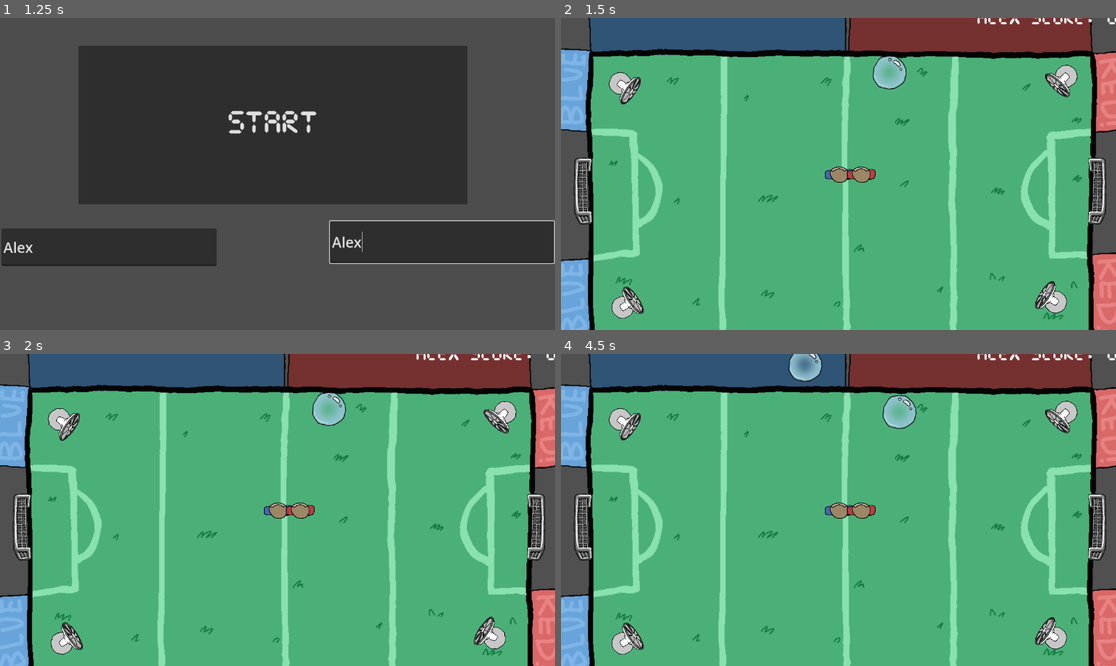
Above: before the commit, frames 1-4 (two rows, left to right).
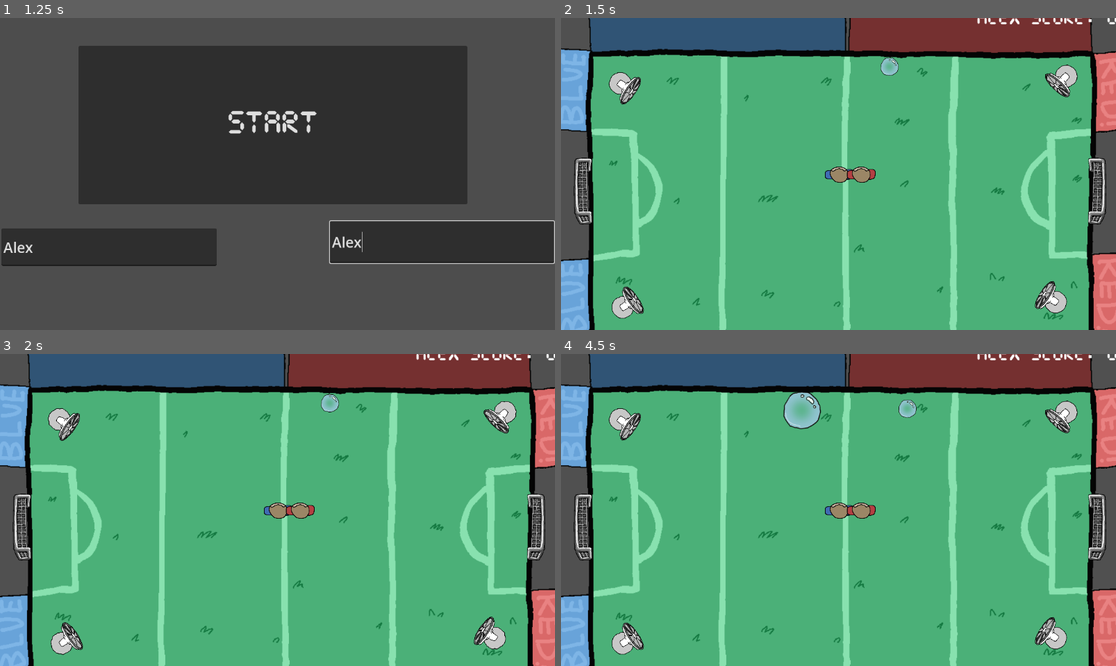
Above: after the commit, the same moments.

Repository: Calandir/ggj-2025
Game: Godot game, scene res://Scenes/menu.tscn
The game is run twice, just before and just after one commit, with the same random seed, the same clock (stepped at 60 frames per second) and the same inputs. Sound files missing from this copy of the repository are replaced by a short silence.
Inputs (mouse positions are in pixels of both pictures, inside the frame that each line leads up to):
- Up to frame 1 (1.25 s): click (111, 245) at 0.52 s; type "Alex" at 0.6 s; click (444, 242) at 0.75 s; type "Alex" at 0.83 s
- Up to frame 2 (1.5 s): click "START" at 1.25 s
- Up to frame 3 (2 s): no input
- Up to frame 4 (4.5 s): tap R (p0_spawn_bubble) at 2.1, 3.6 s; tap . (p1_spawn_bubble) at 2.85, 4.35 s

Frame 1 is identical in both runs. In frame 2, 0.5% of the frame differs, in the area x 56-63%, y 12-23%; in frame 3, 0.5%; in frame 4, 1.6%, in the area x 40-65%, y 0-25%.

Commit message:
Random bubble size + mass

Diff:
--- a/Scripts/bubble_spawner.gd
+++ b/Scripts/bubble_spawner.gd
@@ -45,8 +45,16 @@
 func _spawn_bubble_in_area(topleft_corner: Node2D, bottomright_corner: Node2D):
 	var spawn_point = Vector2(randf_range(topleft_corner.position.x, bottomright_corner.position.x), randf_range(topleft_corner.position.y, bottomright_corner.position.y))
 
-	var new_bubble: Node2D = bubble_scene.instantiate()
+	var new_bubble: RigidBody2D = bubble_scene.instantiate()
 	new_bubble.position = spawn_point
 	print(spawn_point)
 
+	var scaleLerp = randf()
+
+	var scale = lerpf(0.5, 1.3, scaleLerp)
+	new_bubble.mass = lerpf(0.03, 0.5, scaleLerp)
+
+	for child in new_bubble.get_children():
+		child.scale = Vector2(scale, scale)
+
 	get_tree().root.add_child(new_bubble)
